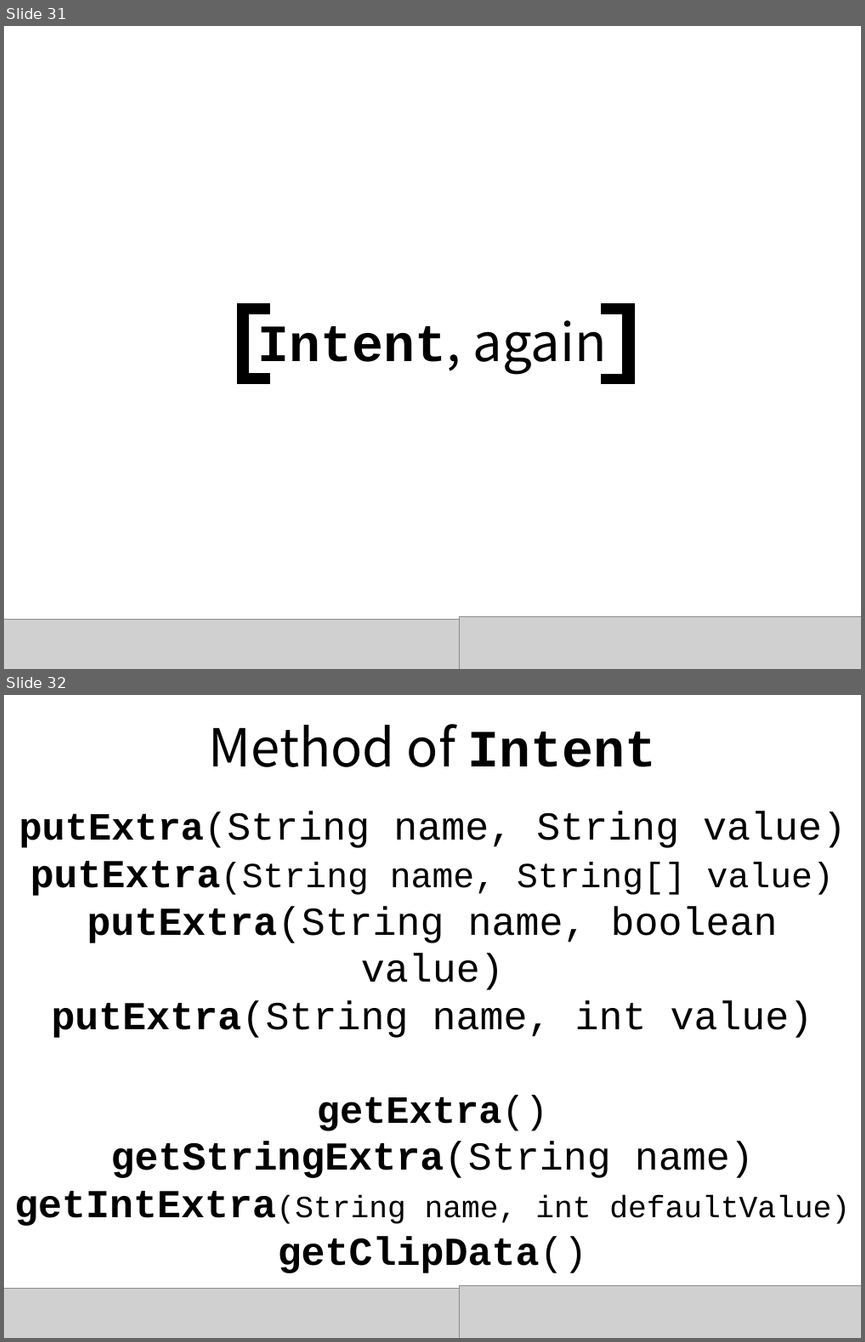
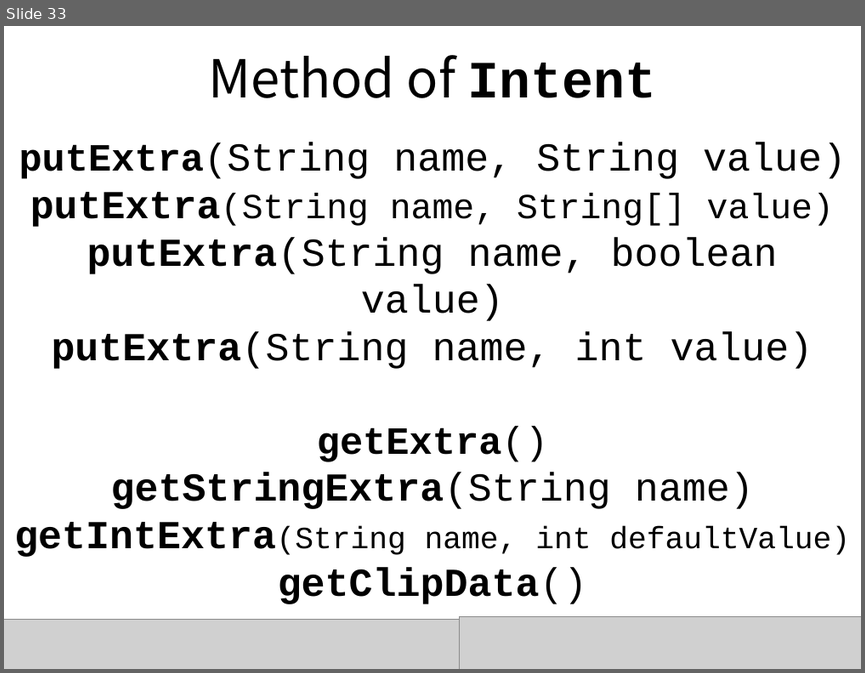
Before and after one commit to daehwa/world-friends-Uzbekistan-android, a slide deck: day6/Facebook Splash.pptx. Shown one above the other, each under a label of ours: slides 31 and 32 before the commit, slide 33 after it. The pictures are 865x1342 and 865x673 pixels, drawn with LibreOffice and Linux fonts; fonts in the diff are those of the drawing; grey boxes stand for pictures. Boxes give left, top, right and bottom in pixels: in the first picture for what was removed or moved away, otherwise in the second. Text is boxed around its words. In the diff, an @@ line names an element or a change of style, - is before the commit and + after.

```diff
--- a/day6/Facebook Splash.pptx
+++ b/day6/Facebook Splash.pptx
@@ slide 31 removed at bbox=[4, 26, 861, 669], background #FFFFFF @@
@@ rectangle removed at bbox=[237, 303, 270, 314] @@
@@ rectangle removed at bbox=[237, 303, 250, 383] @@
@@ rectangle removed at bbox=[602, 304, 635, 315] @@
@@ rectangle removed at bbox=[623, 304, 636, 384] @@
@@ text removed at bbox=[258, 307, 607, 375] @@
-Intent, again
@@ rectangle removed at bbox=[237, 373, 270, 384] @@
@@ rectangle removed at bbox=[602, 373, 635, 384] @@
@@ picture removed at bbox=[4, 619, 459, 669] @@
@@ picture removed at bbox=[459, 617, 861, 669] @@
@@ what was slide 32 is now slide 33 @@
```
Also in this commit, not shown: 4 slides changed, 7 slides added, 3 other files.
